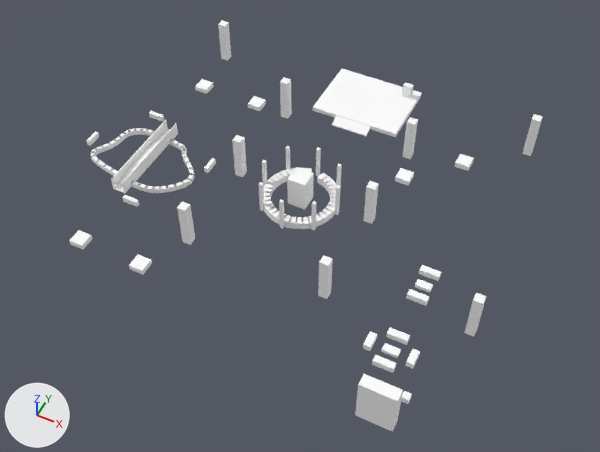
The glTF model sp_f1_col.glb as it was, and as the next commit left it.
Rendered twice from a 50 mm lens placed at (37.8, -76.8, 92.0), pointed at (1.6, -4.5, 1.6). The axes (+X, +Y, +Z) are drawn at lower left. The lights are the same throughout. The first picture is the older version. Vertices at exactly the same position are counted once.

In view in the first picture: 'spire'.
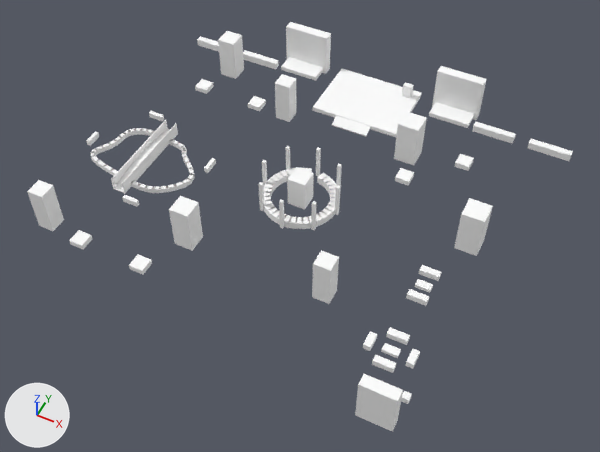
What the commit changed:
me_spire is used by ob_spire; location (0.0, 0.0, 0.0).
me_spire had 1072 vertices, 1608 faces and spanned x -35.3..30.6, y -29.7..29.4, z 2.8..10.1.
me_spire now has 1120 vertices, 1680 faces and spans x -35.3..33.3, y -29.7..29.8, z 2.5..10.1.
me_spire part 1: a new loose piece, a box spanning x -11.9..-9.4, y 13.8..16.2, z 3.0..10.1, in mat_col (white #ffffff).
me_spire part 2: a new loose piece, a box spanning x -12.1..-9.1, y -16.5..-13.6, z 3.0..10.1, in mat_col (white #ffffff).
me_spire part 3: a new loose piece, a box spanning x 8.9..12.2, y 13.4..16.6, z 3.0..10.1, in mat_col (white #ffffff).
me_spire part 4: a new loose piece, a box spanning x 9.4..11.9, y -16.2..-13.8, z 3.0..10.1, in mat_col (white #ffffff).
me_spire part 5: a new loose piece, a box spanning x -25.5..-22.5, y 19.5..22.5, z 3.0..10.1, in mat_col (white #ffffff).
me_spire part 6: a new loose piece, a box spanning x 23.4..26.6, y 0.3..3.7, z 3.0..10.1, in mat_col (white #ffffff).
me_spire part 7: a new loose piece, a box spanning x -31.2..-28.8, y -22.2..-19.8, z 3.0..10.1, in mat_col (white #ffffff).
me_spire part 8: a new loose piece, a box spanning x -16.8..-10.2, y 25.2..29.6, z 3.01..3.7, in mat_col (white #ffffff).
me_spire part 9: a new loose piece, a box spanning x -17.3..-9.7, y 28.2..29.8, z 2.5..9.8, in mat_col (white #ffffff).
me_spire part 10: a new loose piece, a box spanning x 10.2..16.8, y 25.2..29.6, z 3.01..3.7, in mat_col (white #ffffff).
me_spire part 11: a new loose piece, a box spanning x 9.7..17.3, y 28.2..29.8, z 2.5..9.8, in mat_col (white #ffffff).
me_spire part 12: a new loose piece, a box spanning x -33.3..-26.7, y 24.9..26.0, z 3.0..4.2, in mat_col (white #ffffff).
me_spire part 13: a new loose piece, a box spanning x -24.3..-17.7, y 24.9..26.0, z 3.0..4.2, in mat_col (white #ffffff).
me_spire part 14: a new loose piece, a box spanning x 17.7..24.3, y 24.9..26.0, z 3.0..4.2, in mat_col (white #ffffff).
me_spire part 15: a new loose piece, a box spanning x 26.7..33.3, y 24.9..26.0, z 3.0..4.2, in mat_col (white #ffffff).
me_spire part 16: 9 loose pieces with 72 vertices, spanning x -27.6..30.6, y -15.6..24.6, z 3.0..10.1, are deleted.

Pixel boxes (x1, y1, x2, y2) of what changed, in the pictures (600 x 452 px):
'spire', reshaped (15% wider): before (69, 20, 543, 432); after (27, 22, 573, 432)
part 1 of me_spire, added: after (275, 74, 296, 122)
part 2 of me_spire, added: after (169, 196, 203, 251)
part 3 of me_spire, added: after (394, 111, 427, 165)
part 4 of me_spire, added: after (312, 250, 339, 304)
part 5 of me_spire, added: after (218, 31, 244, 79)
part 6 of me_spire, added: after (454, 198, 493, 256)
part 7 of me_spire, added: after (27, 180, 64, 231)
part 8 of me_spire, added: after (281, 57, 323, 81)
part 9 of me_spire, added: after (286, 22, 331, 74)
part 10 of me_spire, added: after (429, 102, 474, 128)
part 11 of me_spire, added: after (432, 66, 487, 120)
part 12 of me_spire, added: after (197, 36, 219, 52)
part 13 of me_spire, added: after (243, 50, 279, 70)
part 14 of me_spire, added: after (472, 122, 516, 143)
part 15 of me_spire, added: after (528, 139, 573, 161)
part 16 of me_spire, deleted: before (177, 20, 543, 337)
